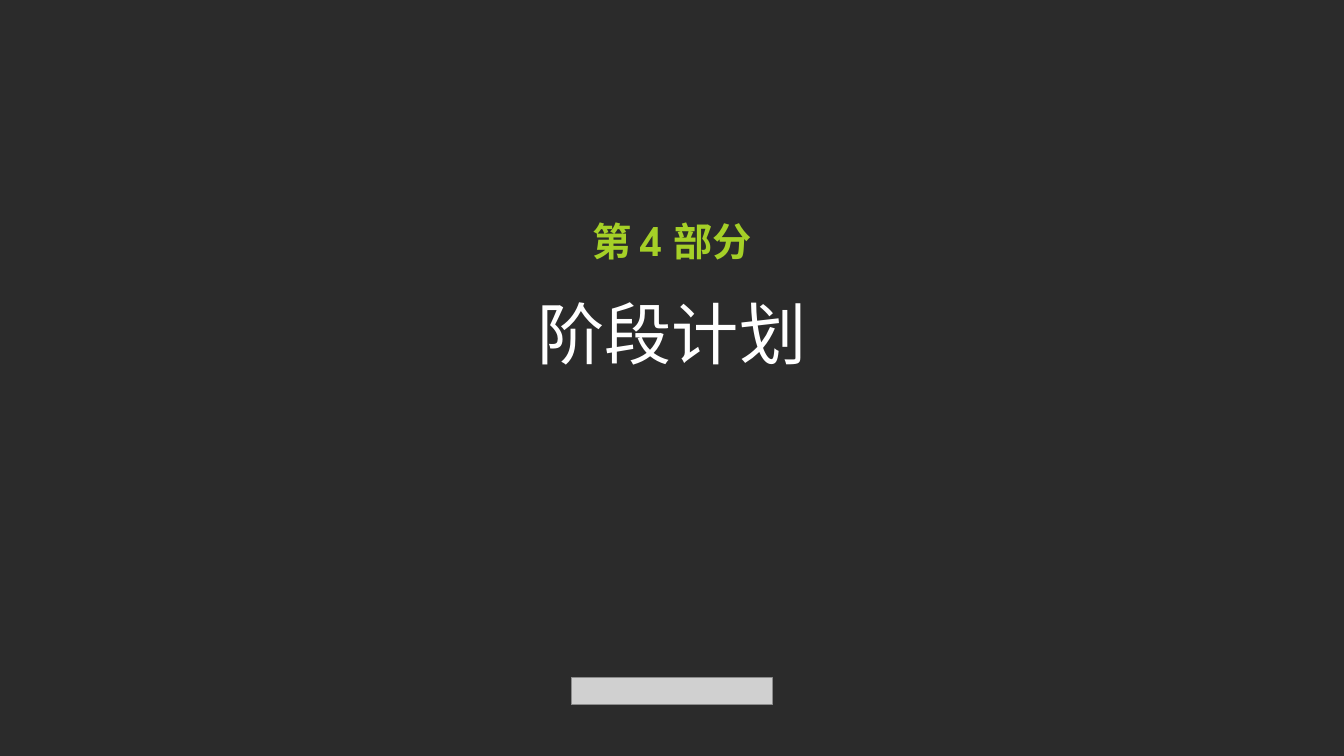
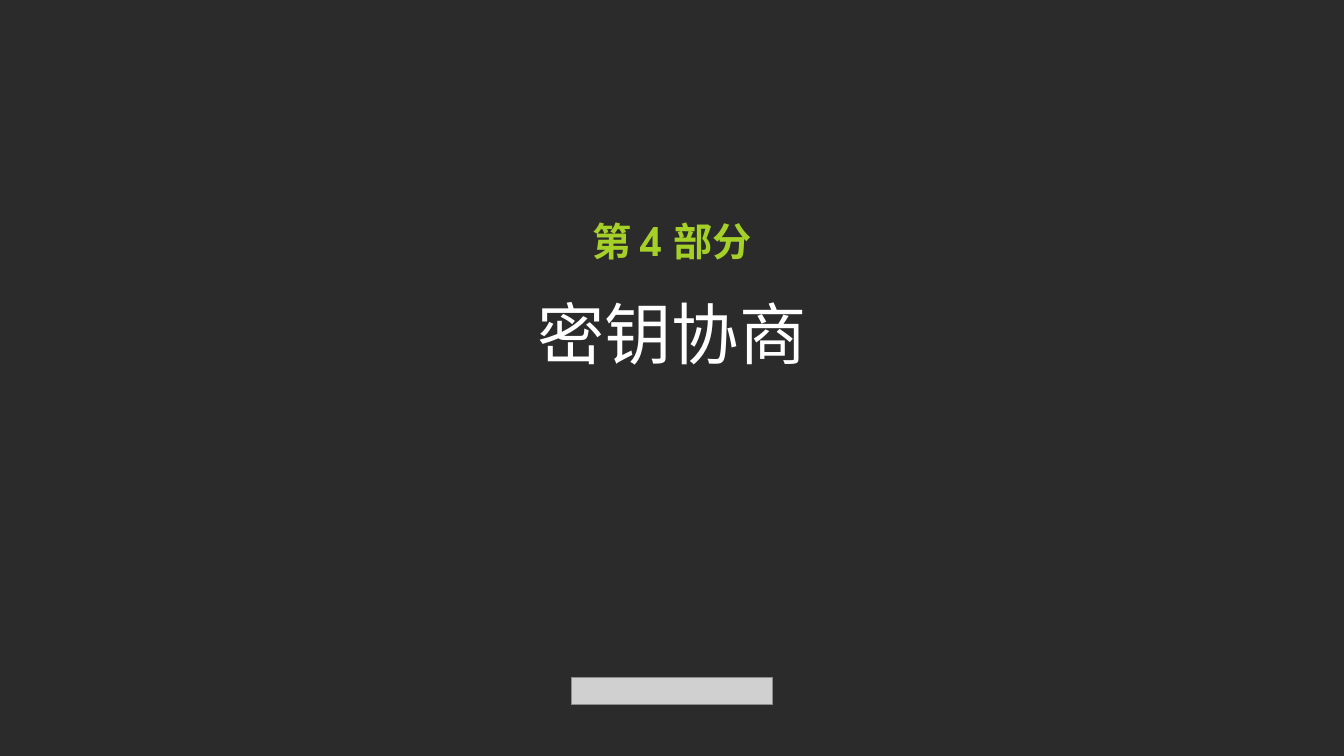
Before and after one commit to mikemikemao/c-11, a slide deck: slide 25 of encryption.pptx (slide 23 before the commit). Drawn at 1344x756 pixels with LibreOffice and Linux fonts; fonts in the diff are those of the drawing; grey boxes stand for pictures; background and template pictures are left out; a plain dark background stands for a picture behind light text. Boxes give left, top, right and bottom in pixels: in the first picture for what was removed or moved away, otherwise in the second. Text is boxed around its words. In the diff, an @@ line names an element or a change of style, - is before the commit and + after.

```diff
--- a/encryption.pptx
+++ b/encryption.pptx
@@ text at [538, 302, 807, 365]: text changed @@
-阶段计划
+密钥协商
```
Also in this commit, not shown: 7 other slides changed, 14 slides added, 7 slides removed.
